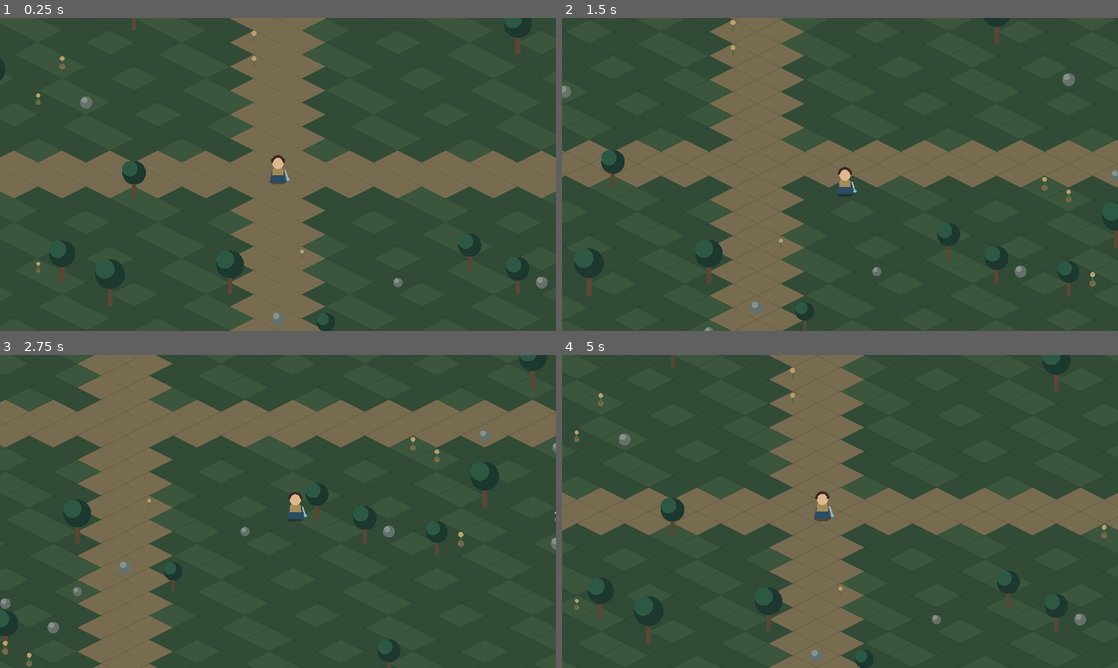
Above: before the commit, frames 1-4 (two rows, left to right).
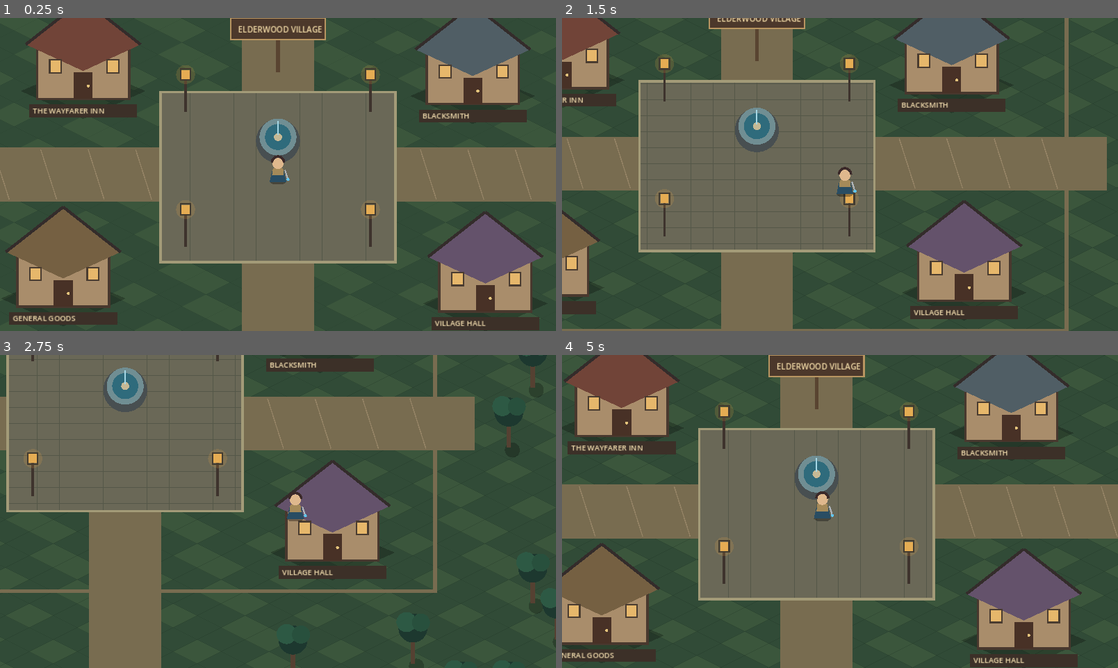
Above: after the commit, the same moments.

Repository: bhubler/elderwood-frontier-pc
Game: Godot game, scene res://scenes/world.tscn
Same seed, same stepped clock (60 frames per second), same inputs: the game is played once before the commit and once after it.
Inputs:
- Up to frame 1 (0.25 s): no input
- Up to frame 2 (1.5 s): tap Enter at 0.5 s; hold D 0.53-1.28 s; hold S from 1.28 s (still down)
- Up to frame 3 (2.75 s): release S at 2.03 s; hold D from 2.03 s (still down)
- Up to frame 4 (5 s): release D at 2.78 s; hold W 2.78-3.53 s; hold A from 3.53 s (still down)

The runs differ from the first frame. In frame 1, 42% of the frame differs, in the area x 0-100%, y 0-100%; in frame 2, 36%; in frame 3, 27%; in frame 4, 41%.

Commit message:
Build Elderwood Village layout with four landmarks, plaza and lanterns

Diff:
--- a/scripts/world.gd
+++ b/scripts/world.gd
@@ -1,38 +1,54 @@
 extends Node2D
-## Prototype-only procedural isometric tiles and decorative props.
-## Art is drawn in code for now; later replaced by licensed sprite sheets.
+## Elderwood Village: hand-placed landmarks over deterministic isometric terrain.
+## Placeholder vector art; future updates will replace it with authored sprites.
 const TILE_W: float = 96.0
 const TILE_H: float = 48.0
 const EXTENT: int = 24
-var props: Array[Dictionary] = []
+
+var trees: Array[Vector2] = []
+var buildings: Array[Dictionary] = [
+    {"pos": Vector2(-390, -195), "name": "THE WAYFARER INN", "roof": Color("#714438")},
+    {"pos": Vector2(390, -185), "name": "BLACKSMITH", "roof": Color("#505e65")},
+    {"pos": Vector2(-430, 220), "name": "GENERAL GOODS", "roof": Color("#756042")},
+    {"pos": Vector2(415, 230), "name": "VILLAGE HALL", "roof": Color("#64526b")}
+]
 
 func _ready() -> void:
     var rng := RandomNumberGenerator.new()
     rng.seed = 17361
-    for i in range(180):
-        var tx := rng.randi_range(-EXTENT + 2, EXTENT - 2)
-        var ty := rng.randi_range(-EXTENT + 2, EXTENT - 2)
-        if abs(tx) + abs(ty) < 6:
+    for i in range(155):
+        var tx: int = rng.randi_range(-EXTENT + 2, EXTENT - 2)
+        var ty: int = rng.randi_range(-EXTENT + 2, EXTENT - 2)
+        var p: Vector2 = iso(tx, ty)
+        if abs(p.x) < 670.0 and abs(p.y) < 410.0:
             continue
-        props.append({
-            "pos": iso(tx, ty),
-            "type": rng.randi_range(0, 2),
-            "scale": rng.randf_range(0.8, 1.35)
-        })
-    props.sort_custom(func(a: Dictionary, b: Dictionary) -> bool:
-        return a["pos"].y < b["pos"].y)
+        trees.append(p)
     queue_redraw()
 
 func iso(tx: int, ty: int) -> Vector2:
     return Vector2((tx - ty) * TILE_W * 0.5, (tx + ty) * TILE_H * 0.5)
 
 func _draw() -> void:
+    _draw_ground()
+    _draw_village_paths()
+    _draw_square()
+    for tree_pos in trees:
+        _draw_tree(tree_pos)
+    for building in buildings:
+        _draw_building(building)
+    _draw_lantern(Vector2(-185, -125))
+    _draw_lantern(Vector2(185, -125))
+    _draw_lantern(Vector2(-185, 145))
+    _draw_lantern(Vector2(185, 145))
+    _draw_sign(Vector2(0, -205))
+    _draw_fountain(Vector2(0, -75))
+
+func _draw_ground() -> void:
     for ty in range(-EXTENT, EXTENT + 1):
         for tx in range(-EXTENT, EXTENT + 1):
-            var c := iso(tx, ty)
-            var path_tile: bool = abs(tx - ty) < 2 or abs(tx + ty) < 2
-            var tint: Color = Color("#786c50") if path_tile else Color("#314b37")
-            if not path_tile and posmod(tx * 7 + ty * 13, 9) < 3:
+            var c: Vector2 = iso(tx, ty)
+            var tint: Color = Color("#314b37")
+            if posmod(tx * 7 + ty * 13, 9) < 3:
                 tint = Color("#3b563c")
             var diamond := PackedVector2Array([
                 c + Vector2(0, -TILE_H * 0.5),
@@ -44,18 +60,67 @@
             draw_polyline(PackedVector2Array([
                 diamond[0], diamond[1], diamond[2], diamond[3], diamond[0]
             ]), Color(0.1, 0.17, 0.12, 0.16), 1.0)
-    for prop in props:
-        var at: Vector2 = prop["pos"]
-        var s: float = prop["scale"]
-        match int(prop["type"]):
-            0:
-                draw_line(at, at + Vector2(0, -42 * s), Color("#594734"), 8 * s)
-                draw_circle(at + Vector2(0, -50 * s), 23 * s, Color("#1d382f"))
-                draw_circle(at + Vector2(-8 * s, -58 * s), 15 * s, Color("#2d5944"))
-            1:
-                draw_circle(at, 10 * s, Color("#65716a"))
-                draw_circle(at + Vector2(-3 * s, -4 * s), 5 * s, Color("#85938a"))
-            2:
-                draw_circle(at, 5 * s, Color("#7a6947"))
-                draw_line(at, at + Vector2(0, -14 * s), Color("#466c4c"), 2 * s)
-                draw_circle(at + Vector2(0, -14 * s), 4 * s, Color("#b9a16b"))
+
+func _draw_village_paths() -> void:
+    draw_rect(Rect2(-72, -720, 144, 1440), Color("#786c50"))
+    draw_rect(Rect2(-700, -54, 1400, 108), Color("#786c50"))
+    draw_rect(Rect2(-620, -335, 1240, 670), Color("#786c50"), false, 8.0)
+    for i in range(-6, 7):
+        draw_line(Vector2(i * 95.0, -50), Vector2(i * 95.0 + 32, 50), Color("#948365"), 2.0)
+
+func _draw_square() -> void:
+    draw_rect(Rect2(-235, -165, 470, 340), Color("#6a6857"))
+    for x in range(-220, 221, 44):
+        draw_line(Vector2(x, -165), Vector2(x, 175), Color("#545748"), 1.0)
+    for y in range(-160, 176, 32):
+        draw_line(Vector2(-235, y), Vector2(235, y), Color("#545748"), 1.0)
+    draw_rect(Rect2(-235, -165, 470, 340), Color("#a39b78"), false, 5.0)
+
+func _draw_building(b: Dictionary) -> void:
+    var p: Vector2 = b["pos"]
+    var roof: Color = b["roof"]
+    draw_colored_polygon(PackedVector2Array([
+        p + Vector2(-125, 28), p + Vector2(0, 84),
+        p + Vector2(125, 28), p + Vector2(0, -25)
+    ]), Color(0, 0, 0, 0.25))
+    draw_rect(Rect2(p + Vector2(-92, -67), Vector2(184, 111)), Color("#a98d6b"))
+    draw_rect(Rect2(p + Vector2(-92, -67), Vector2(184, 111)), Color("#48382e"), false, 5.0)
+    draw_colored_polygon(PackedVector2Array([
+        p + Vector2(-115, -65), p + Vector2(0, -155),
+        p + Vector2(115, -65), p + Vector2(0, -12)
+    ]), roof)
+    draw_line(p + Vector2(-115, -65), p + Vector2(0, -155), Color("#342c2b"), 6.0)
+    draw_line(p + Vector2(0, -155), p + Vector2(115, -65), Color("#342c2b"), 6.0)
+    draw_rect(Rect2(p + Vector2(-19, -9), Vector2(38, 53)), Color("#483126"))
+    draw_circle(p + Vector2(10, 18), 3.0, Color("#e3c37b"))
+    for x in [-67, 48]:
+        draw_rect(Rect2(p + Vector2(x, -34), Vector2(23, 26)), Color("#e6b76b"))
+        draw_rect(Rect2(p + Vector2(x, -34), Vector2(23, 26)), Color("#4a3c30"), false, 3.0)
+    draw_rect(Rect2(p + Vector2(-108, 55), Vector2(216, 26)), Color("#3c3028"))
+    draw_string(ThemeDB.fallback_font, p + Vector2(-101, 73), str(b["name"]), HORIZONTAL_ALIGNMENT_LEFT, -1, 15, Color("#f4dfb0"))
+
+func _draw_tree(p: Vector2) -> void:
+    draw_circle(p + Vector2(7, 5), 15.0, Color(0, 0, 0, 0.25))
+    draw_line(p, p + Vector2(0, -57), Color("#554132"), 9.0)
+    draw_circle(p + Vector2(0, -71), 29.0, Color("#1d382f"))
+    draw_circle(p + Vector2(-13, -83), 20.0, Color("#2d5944"))
+    draw_circle(p + Vector2(16, -82), 18.0, Color("#28503d"))
+
+func _draw_lantern(p: Vector2) -> void:
+    draw_line(p, p + Vector2(0, -70), Color("#3e332d"), 5.0)
+    draw_circle(p + Vector2(0, -75), 19.0, Color(0.98, 0.68, 0.27, 0.16))
+    draw_rect(Rect2(p + Vector2(-8, -84), Vector2(16, 18)), Color("#e5ac53"))
+    draw_rect(Rect2(p + Vector2(-10, -86), Vector2(20, 22)), Color("#423b30"), false, 3.0)
+
+func _draw_sign(p: Vector2) -> void:
+    draw_line(p, p + Vector2(0, -65), Color("#594431"), 7.0)
+    draw_rect(Rect2(p + Vector2(-95, -108), Vector2(190, 43)), Color("#4c382b"))
+    draw_rect(Rect2(p + Vector2(-95, -108), Vector2(190, 43)), Color("#b89561"), false, 3.0)
+    draw_string(ThemeDB.fallback_font, p + Vector2(-80, -79), "ELDERWOOD VILLAGE", HORIZONTAL_ALIGNMENT_LEFT, -1, 16, Color("#f2dba7"))
+
+func _draw_fountain(p: Vector2) -> void:
+    draw_circle(p + Vector2(0, 8), 44.0, Color("#484f51"))
+    draw_circle(p, 37.0, Color("#708e93"))
+    draw_circle(p, 26.0, Color("#2f6b7c"))
+    draw_circle(p, 8.0, Color("#c6b995"))
+    draw_line(p + Vector2(0, -4), p + Vector2(0, -32), Color("#a5d8e6"), 3.0)
